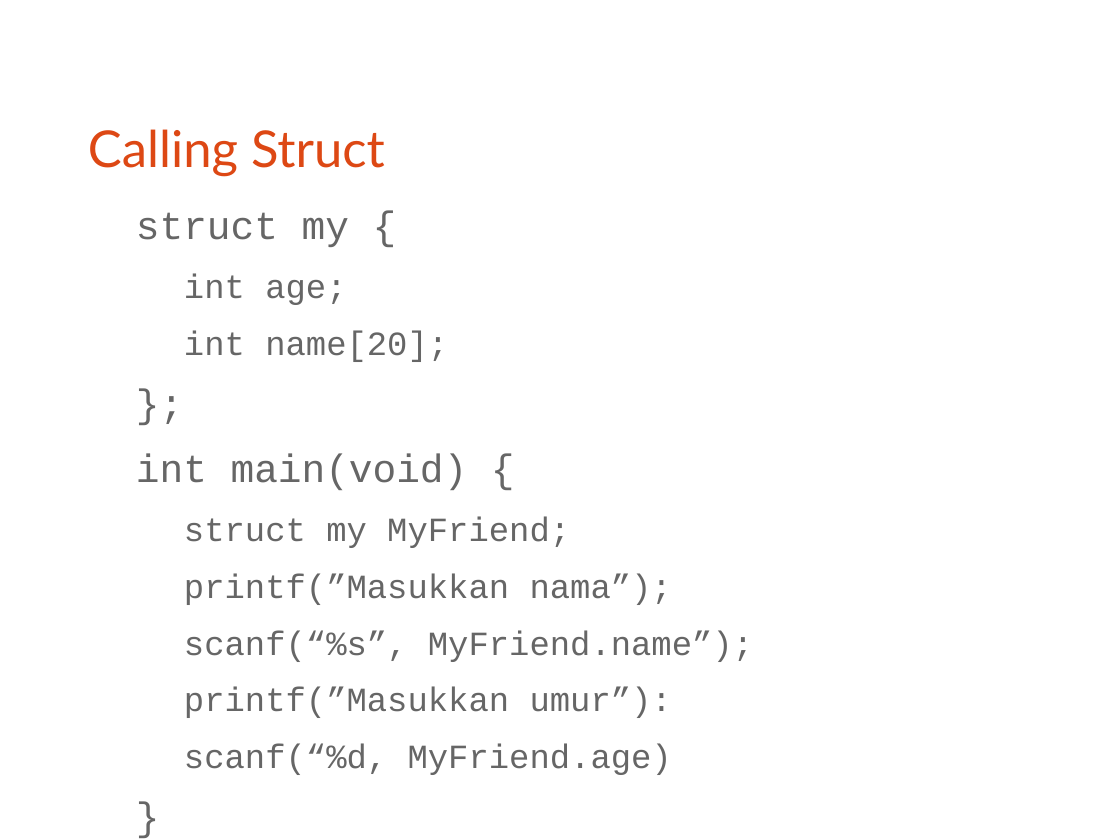
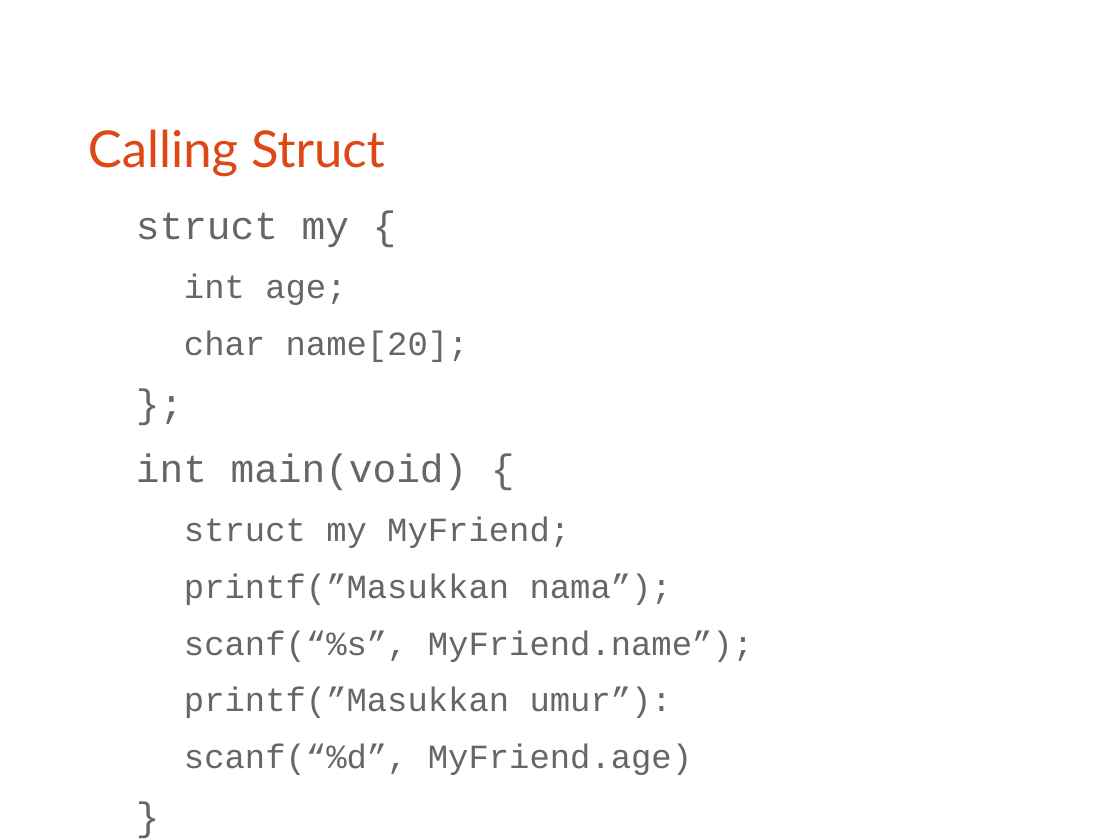
Before and after one commit to bagustris/prokom-tf, a slide deck: slide 18 of prokom5.odp. Drawn at 1120x840 pixels with LibreOffice and Linux fonts; fonts in the diff are those of the drawing. Boxes give left, top, right and bottom in pixels: in the first picture for what was removed or moved away, otherwise in the second. Text is boxed around its words. In the diff, an @@ line names an element or a change of style, - is before the commit and + after.

```diff
--- a/prokom5.odp
+++ b/prokom5.odp
@@ text at <box>184,330,469,362</box>: text changed @@
-  int name[20];
+  char name[20];
@@ text at <box>184,743,692,775</box>: text changed @@
-  scanf(“%d, MyFriend.age)
+  scanf(“%d”, MyFriend.age)
```
Also in this commit, not shown: 1 other slide changed, 1 slide added, 1 other file.
